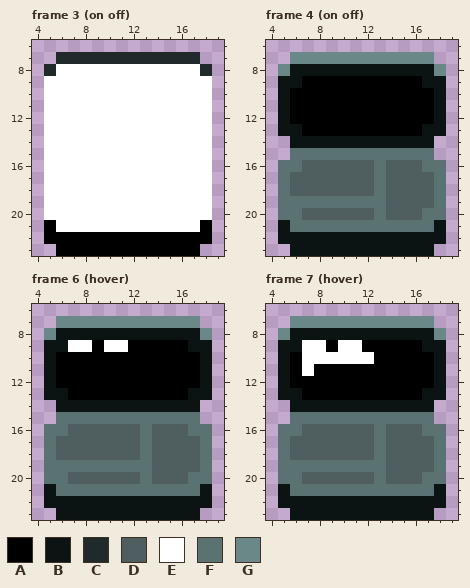
Two versions of one pixel-art file, Assets/Resources/new aseprite/objects/items/laptop.aseprite. The picture above was drawn from the file before the commit.
24x24 pixels, 20 frames. Shown: frame 3 (on off): x 4..19, y 6..23; frame 4 (on off): x 4..19, y 6..23; frame 6 (hover): x 4..19, y 6..23; frame 7 (hover): x 4..19, y 6..23. The commit also changed other frames, which this record leaves out.
Palette (. is transparent): A #000000  B #0b1313  C #212a2a  D #4f5f5f  E #ffffff  F #5a7272  G #6b8888
The same view after the edit:
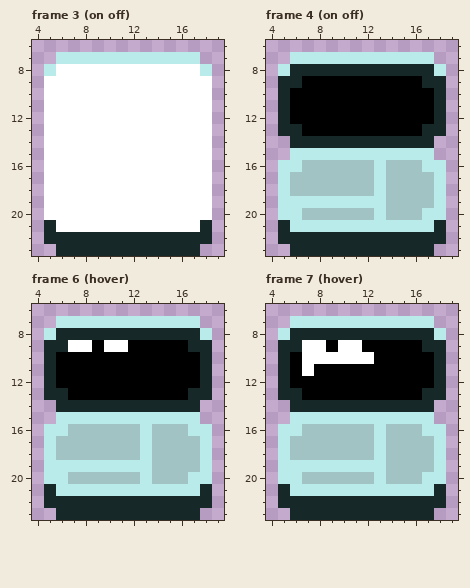
The edit:
layer "laptop-2/em/em" now hidden
layer "laptop-2/em/addons" now hidden
@@ palette @@
-B #0b1313
+B #172828
-D #4f5f5f
+D #a2c3c3
-F #5a7272
+F #b9ebeb
--- frame 3 (on off)
@@ x 4..19 @@
  6 ................
- 7 ..CCCCCCCCCCCC..
- 8 .CEEEEEEEEEEEEC.
+ 7 ..FFFFFFFFFFFF..
+ 8 .FEEEEEEEEEEEEF.
  9 .EEEEEEEEEEEEEE.
@@ x 4..19 @@
 20 .EEEEEEEEEEEEEE.
-21 .AEEEEEEEEEEEEA.
-22 .AAAAAAAAAAAAAA.
-23 ..AAAAAAAAAAAA..
+21 .BEEEEEEEEEEEEB.
+22 .BBBBBBBBBBBBBB.
+23 ..BBBBBBBBBBBB..
--- frame 4 (on off)
@@ x 4..19 @@
  6 ................
- 7 ..GGGGGGGGGGGG..
- 8 .GBBBBBBBBBBBBG.
+ 7 ..FFFFFFFFFFFF..
+ 8 .FBBBBBBBBBBBBF.
  9 .BBAAAAAAAAAABB.
--- frame 6 (hover)
@@ x 4..19 @@
  6 ................
- 7 ..GGGGGGGGGGGG..
- 8 .GBBBBBBBBBBBBG.
+ 7 ..FFFFFFFFFFFF..
+ 8 .FBBBBBBBBBBBBF.
  9 .BBEEAEEAAAAABB.
--- frame 7 (hover): the same change as frame 6 (hover)
Pixel boxes of the changes (left, top, right, bottom) in both pictures:
changed: (44, 52, 212, 76)
changed: (44, 220, 212, 256)
changed: (278, 52, 446, 256)
changed: (44, 316, 212, 520)
changed: (278, 316, 446, 520)
